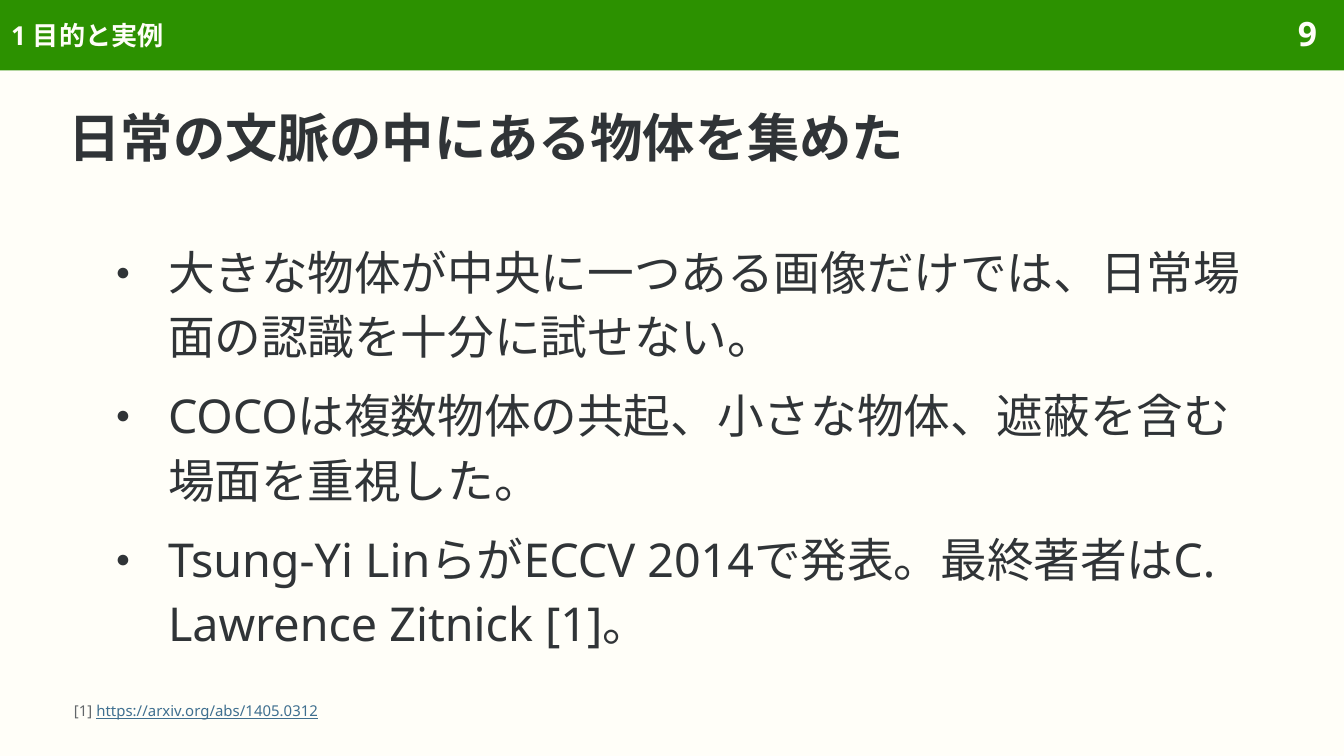
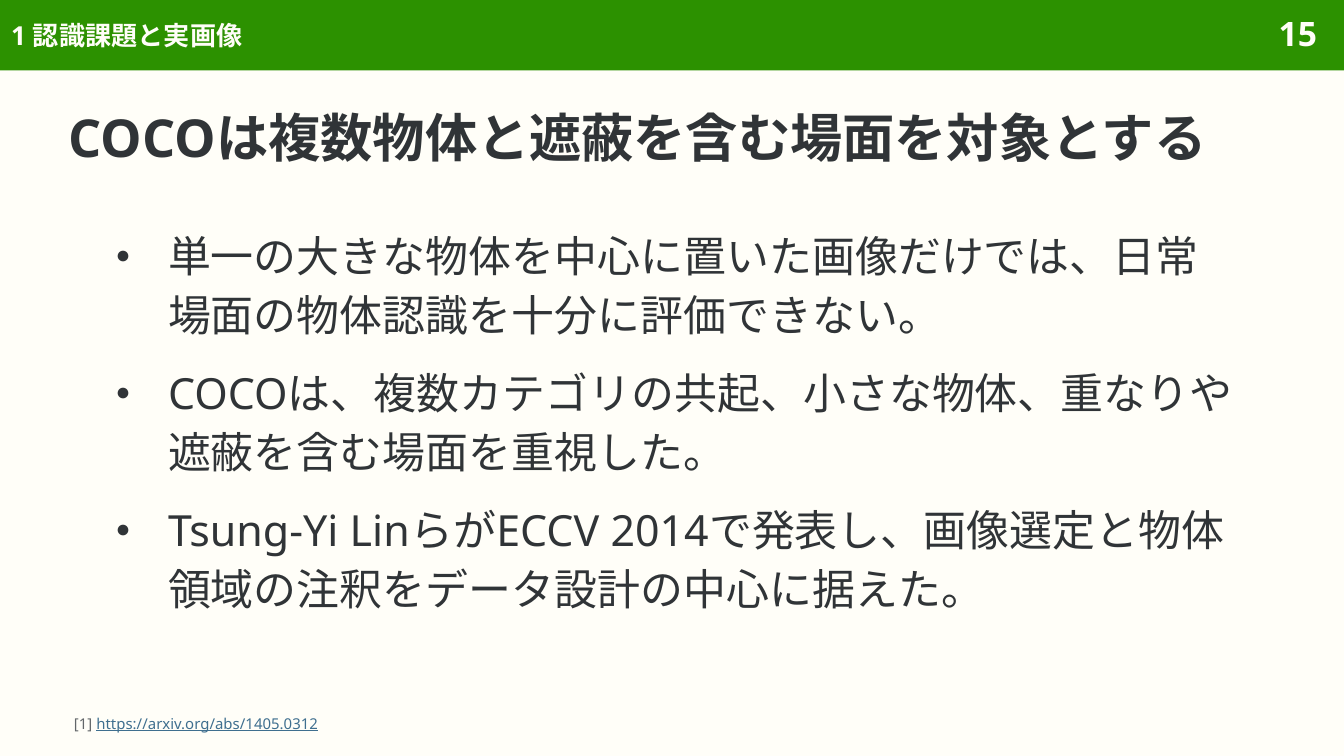
Before and after one commit to sasakiy84/datasets-in-10-minutes, a slide deck: slide 15 of slides/datasets-in-10-minutes-coco.pptx (slide 9 before the commit). Drawn at 1344x756 pixels with LibreOffice and Linux fonts; fonts in the diff are those of the drawing. Boxes give left, top, right and bottom in pixels: in the first picture for what was removed or moved away, otherwise in the second. Text is boxed around its words. In the diff, an @@ line names an element or a change of style, - is before the commit and + after.

```diff
--- a/slides/datasets-in-10-minutes-coco.pptx
+++ b/slides/datasets-in-10-minutes-coco.pptx
@@ title at [11, 23, 242, 48]: text changed @@
-1 目的と実例
+1 認識課題と実画像
@@ page number at [1279, 22, 1317, 47]: text changed @@
-9
+15
@@ title at [69, 112, 1207, 162]: text changed @@
-日常の文脈の中にある物体を集めた
+COCOは複数物体と遮蔽を含む場面を対象とする
@@ text at [168, 236, 1233, 609]: text changed; size 25 to 23 pt @@
-● 大きな物体が中央に一つある画像だけでは、日常場面の認識を十分に試せない。
-● COCOは複数物体の共起、小さな物体、遮蔽を含む場面を重視した。
-● Tsung-Yi LinらがECCV 2014で発表。最終著者はC. Lawrence Zitnick [1]。
+● 単一の大きな物体を中心に置いた画像だけでは、日常場面の物体認識を十分に評価できない。
+● COCOは、複数カテゴリの共起、小さな物体、重なりや遮蔽を含む場面を重視した。
+● Tsung-Yi LinらがECCV 2014で発表し、画像選定と物体領域の注釈をデータ設計の中心に据えた。
@@ text "[1] https://arxiv.org/abs/1405.0312": place and size @@
-text "[1] https://arxiv.org/abs/1405.0312" at [74, 704, 318, 720]
+text "[1] https://arxiv.org/abs/1405.0312" at [74, 717, 318, 733]
@@ text "[1] https://arxiv.org/abs/1405.0312" at [74, 717, 318, 733]: line spacing 1.15 to 12pt @@
```
Also in this commit, not shown: 32 other slides changed, 22 slides added, 4 other files.
